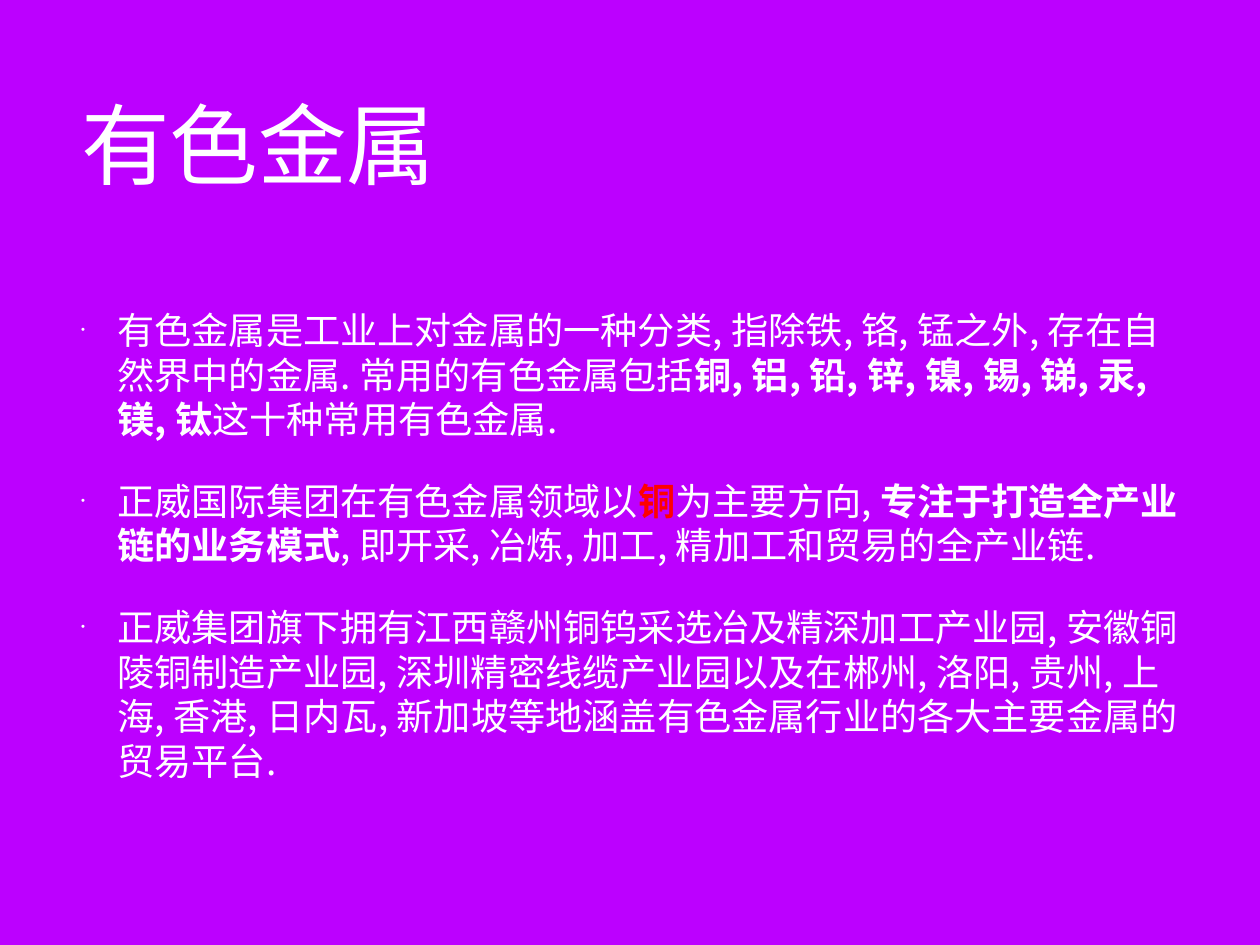
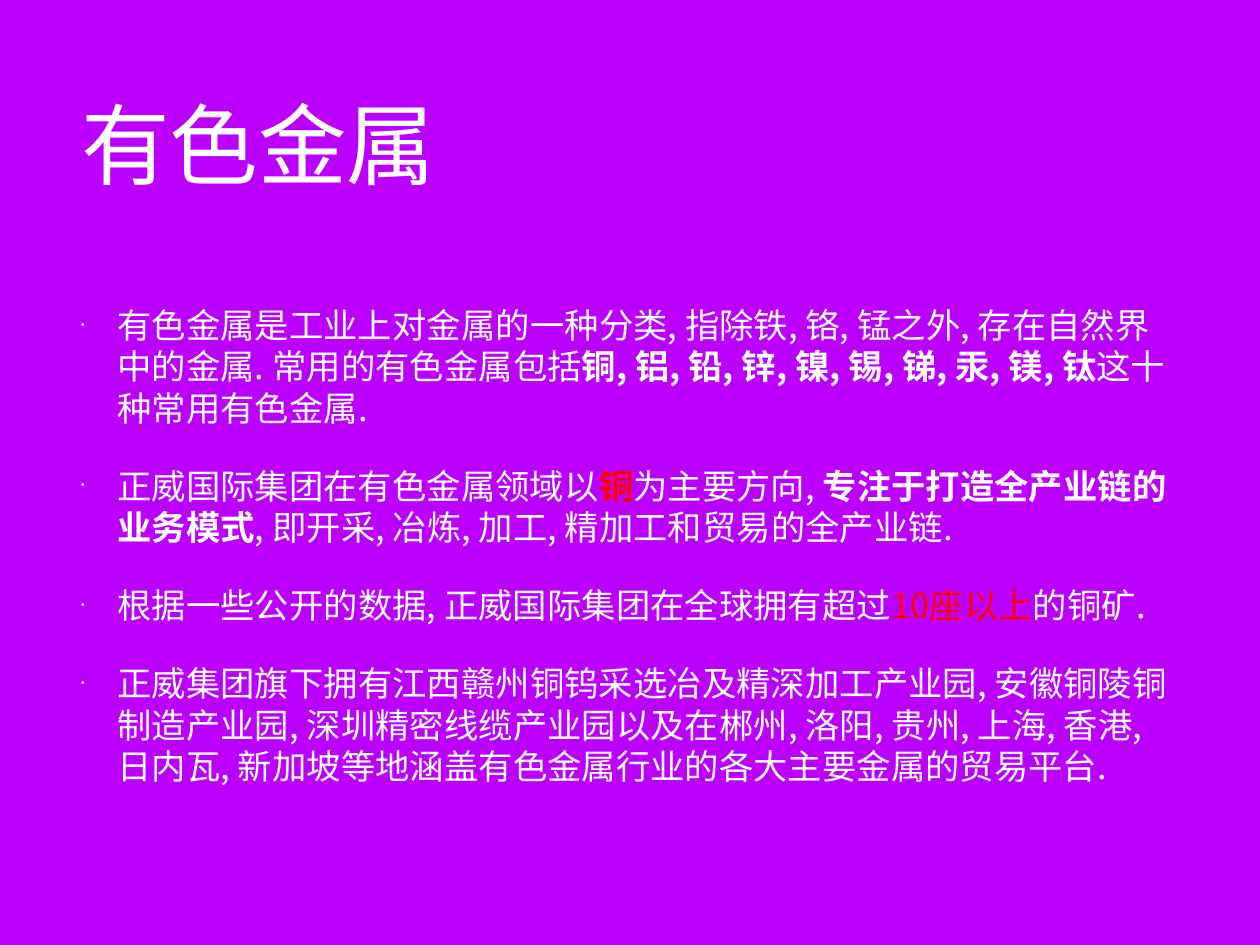
Before and after one commit to minibear0523/AmerGroup, a slide deck: slide 11 of 正威国际集团V1.0.pptx. Drawn at 1260x945 pixels with LibreOffice and Linux fonts; fonts in the diff are those of the drawing; background and template pictures are left out. Boxes give left, top, right and bottom in pixels: in the first picture for what was removed or moved away, otherwise in the second. Text is boxed around its words. In the diff, an @@ line names an element or a change of style, - is before the commit and + after.

```diff
--- a/正威国际集团V1.0.pptx
+++ b/正威国际集团V1.0.pptx
@@ text at bbox=[117, 309, 1167, 786]: size 30.2 to 28 pt in "有色金属是工业上对金属的一种分类, 指除铁, 铬, 锰之外, 存在自然界中的金属. 常用的有色金属包括铜, 铝, ...", "正威国际集团在有色金属领域以铜为主要方向, 专注于打造全产业链的业务模式, 即开采, 冶炼, 加工, 精加工和贸易的全产 ...", "正威集团旗下拥有江西赣州铜钨采选冶及精深加工产业园, 安徽铜陵铜制造产业园, 深圳精密线缆产业园以及在郴州, 洛阳, 贵 ..." @@
@@ text at bbox=[117, 589, 1145, 625]: paragraph added @@
+• 根据一些公开的数据, 正威国际集团在全球拥有超过10座以上的铜矿.
```
Also in this commit, not shown: 8 other slides changed, 9 slides added, 2 other files.
